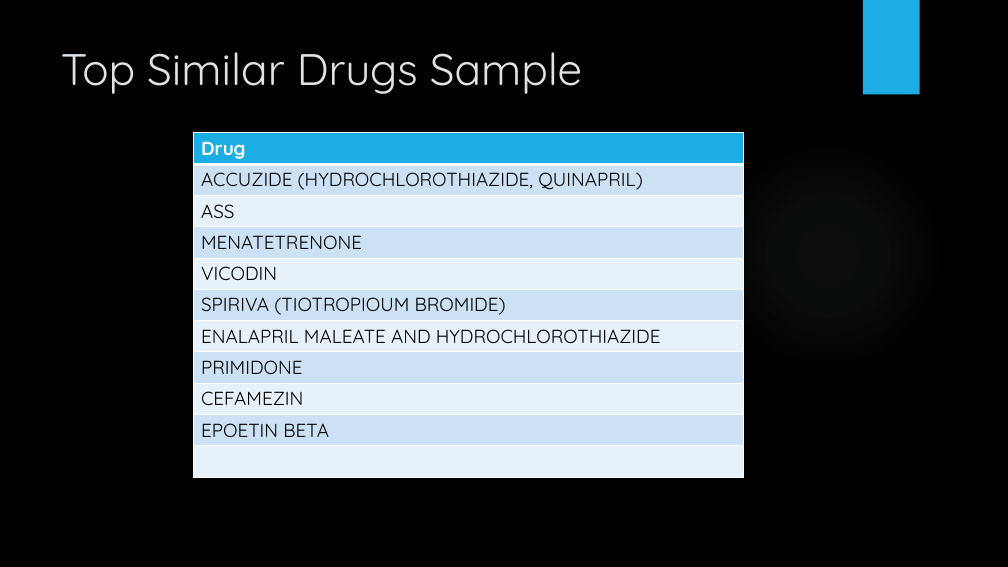
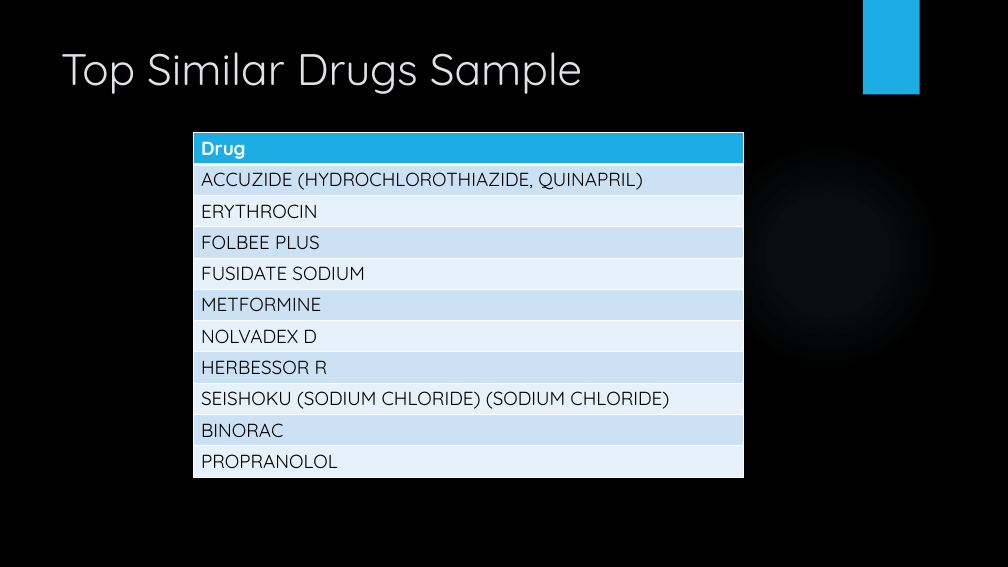
Before and after one commit to akamlani/openfda, a slide deck: slide 9 of docs/OpenFDA Adverse.pptx. Drawn at 1008x567 pixels with LibreOffice and Linux fonts; fonts in the diff are those of the drawing; background and template pictures are left out. Boxes give left, top, right and bottom in pixels: in the first picture for what was removed or moved away, otherwise in the second. Text is boxed around its words. In the diff, an @@ line names an element or a change of style, - is before the commit and + after.

```diff
--- a/docs/OpenFDA Adverse.pptx
+++ b/docs/OpenFDA Adverse.pptx
@@ table at [194,133,743,472] @@
-row 3, column 1: ASS
+row 3, column 1: ERYTHROCIN
-row 4, column 1: MENATETRENONE
+row 4, column 1: FOLBEE PLUS
-row 5, column 1: VICODIN
+row 5, column 1: FUSIDATE SODIUM
-row 6, column 1: SPIRIVA (TIOTROPIOUM BROMIDE)
+row 6, column 1: METFORMINE
-row 7, column 1: ENALAPRIL MALEATE AND HYDROCHLOROTHIAZIDE
+row 7, column 1: NOLVADEX D
-row 8, column 1: PRIMIDONE
+row 8, column 1: HERBESSOR R
-row 9, column 1: CEFAMEZIN
+row 9, column 1: SEISHOKU (SODIUM CHLORIDE) (SODIUM CHLORIDE)
-row 10, column 1: EPOETIN BETA
+row 10, column 1: BINORAC
-row 11, column 1: 
+row 11, column 1: PROPRANOLOL
```
Also in this commit, not shown: 1 other slide changed, 8 other files.
